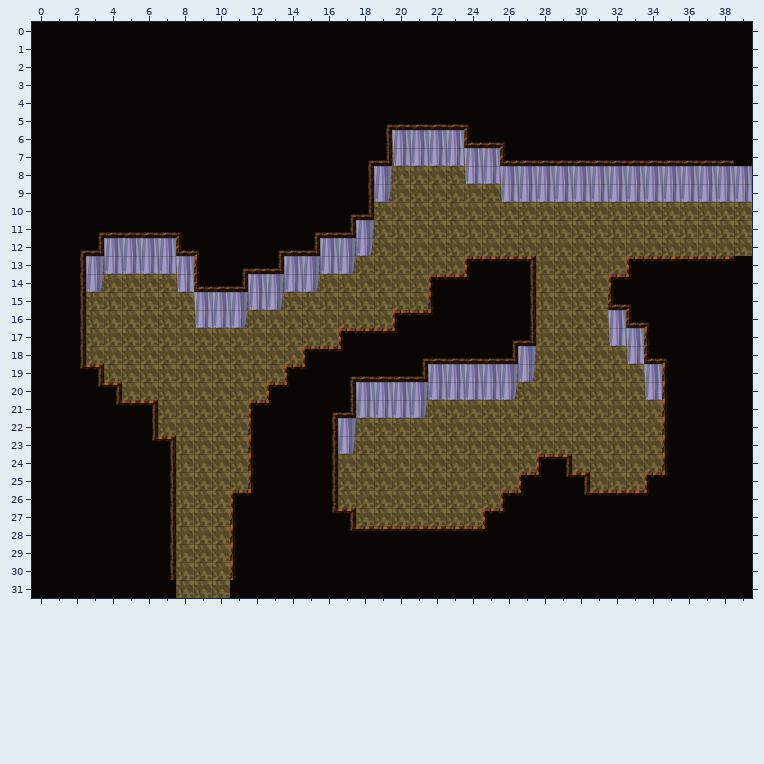
Level history. Tiled map (JSON): public/map/cave1.json. That is the earlier state.
Cells are 32x32 px. Shown: x 0..39, y 0..31.
Once edited:
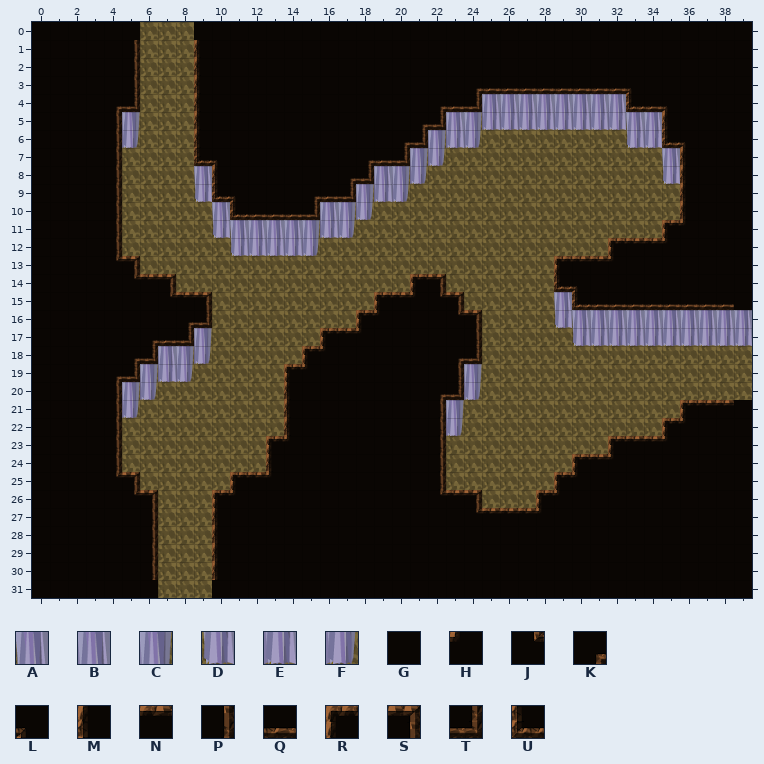
Key: from "cave": A 8, B 9, C 10, D 16, E 17, F 18; from "cave_ceil": G 0, H 1, J 2, K 4, L 8, M 16, N 20, P 24, Q 28, R 34, S 36, T 38, U 40.
_ is an empty cell.
Tiles replaced or removed in this view: A, B, C, D, E, F, G, H, J, K, L, M, N, P, Q, R, S, T, U.
Change:
Changed rows in their new state; . is an unchanged cell.
Layer "wall":
first column x 3:
 4 ......................BBBBBBBB.......
 5 ..C.................BCEEEEEEEEAB.....
 6 ..F..............__CEF........DE.....
 7 ................._CF___.........A....
 8 ......A.........BCF..___________D____
 9 ......D........CEF.....______________
10 .......A.....BCF.....................
11 .......DABBBCEF_.....................
12 .____...DEEEF___.....................
13 ______.....____......................
14 _...._...____........................
15 ......_____...............A..........
16 ......___.................DABBBBBBBBB
17 ......C....................DEEEEEEEEE
18 ....BCF................._....._......
19 ...CEF.............__C___......_.....
20 ..CF...........______F__......._.....
21 ..F............____.C................
22 .............._.....F................
23 .............._......................
Layer "cave_ceil":
first column x 2:
 0 ....___...............................
 1 ...P___M..............................
 2 ...P___M..............................
 3 ...P___M..............KQQQQQQQQL......
 4 ..KT___M............KQT________UQL....
 5 ..P____M.........GGKT____________M....
 6 ..P____M.........GKT..___________UL...
 7 ..P____UL........QT.....__________MGG.
 8 ..P_____M......KT.................MGGG
 9 ..P_____UL...KQT_.................MGGG
10 ..P______UQQQT___.................MGGG
11 .GP_____________.................RHGGG
12 GGP...________................RNNHGGGG
13 GGJS..._____..........____.RNNHGGGGGG.
14 GGGJNS.___.........RS_____.ULGGG......
15 GGGGGJNS.........RNHJS____..UQQQQQQQQ.
16 GGGGGGKT........RHGGGJS___....._______
17 GGGGKQT.......RNHGG...P___......______
18 GGGKT.........HG...GGKT__.......______
19 GGKT...........GGGGGGP..........._____
20 .GP........_M..GGGGGKT..........._____
21 ..P__.....__M.GGGGGGP............_RNN.
22 ..P__.....__M.GGGGGGP............RH...
23 ..P___...._RH.GGGGGGP.........RNNH....
24 ..P___...._M..GGGGGGP.....__RNHGGG....
25 ..JS__...RNH..GGGGGGP....__RHGGGGG....
26 ...JS_..RHG...GGGGGGJNS.__RHGGGGG.....
27 ....P_..MG....GGGGGGGGJNNNH...........
28 ....P_..MG.....GGGGGGGGG..............
29 ....P_..MG............................
30 ....P_..MG............................
31 ....._..G.............................
Pixel boxes of the changes (left, top, right, bottom) in both pictures:
changed: (80, 22, 752, 598)
